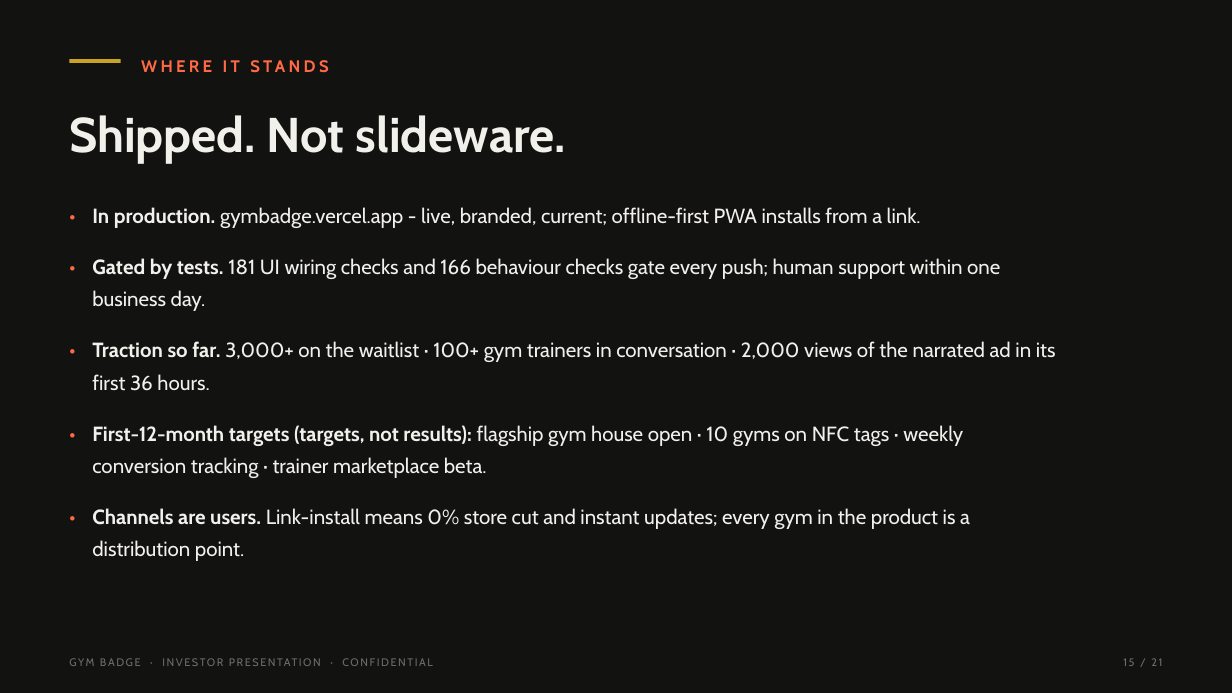
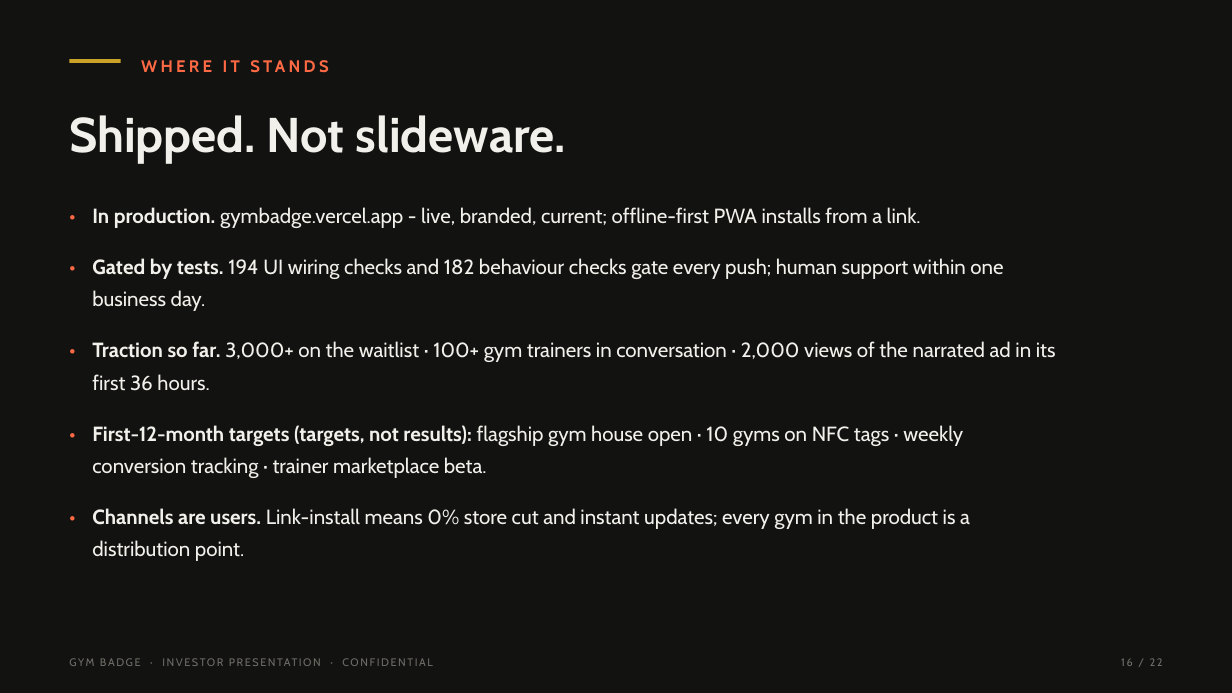
Before and after one commit to tearsmith10/Gym-badge, a slide deck: slide 16 of pitch/gymbadge-investor-deck.pptx (slide 15 before the commit). Drawn at 1232x693 pixels with LibreOffice and Linux fonts; fonts in the diff are those of the drawing. Boxes give left, top, right and bottom in pixels: in the first picture for what was removed or moved away, otherwise in the second. Text is boxed around its words. In the diff, an @@ line names an element or a change of style, - is before the commit and + after.

```diff
--- a/pitch/gymbadge-investor-deck.pptx
+++ b/pitch/gymbadge-investor-deck.pptx
@@ text at [92,258,1003,279]: text changed @@
-Gated by tests. 181 UI wiring checks and 166 behaviour checks gate every push; human support within one
+Gated by tests. 194 UI wiring checks and 182 behaviour checks gate every push; human support within one
@@ text at [1121,658,1163,666]: text changed @@
-15 / 21
+16 / 22
```
Also in this commit, not shown: 19 other slides changed, 1 slide added, 11 other files.
